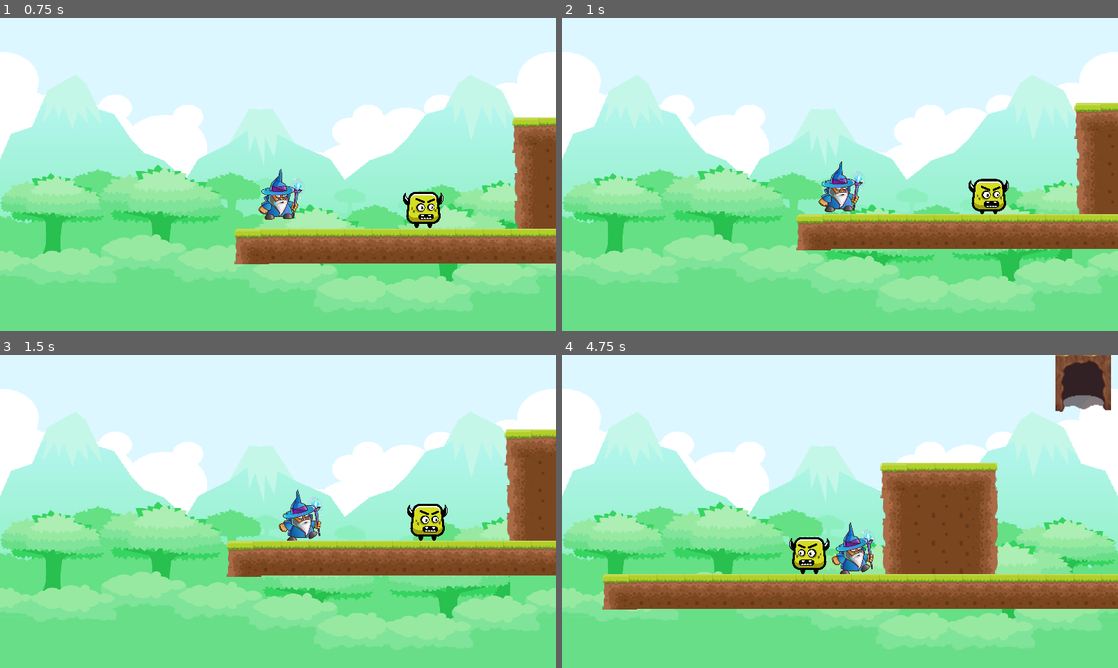
Above: before the commit, frames 1-4 (two rows, left to right).
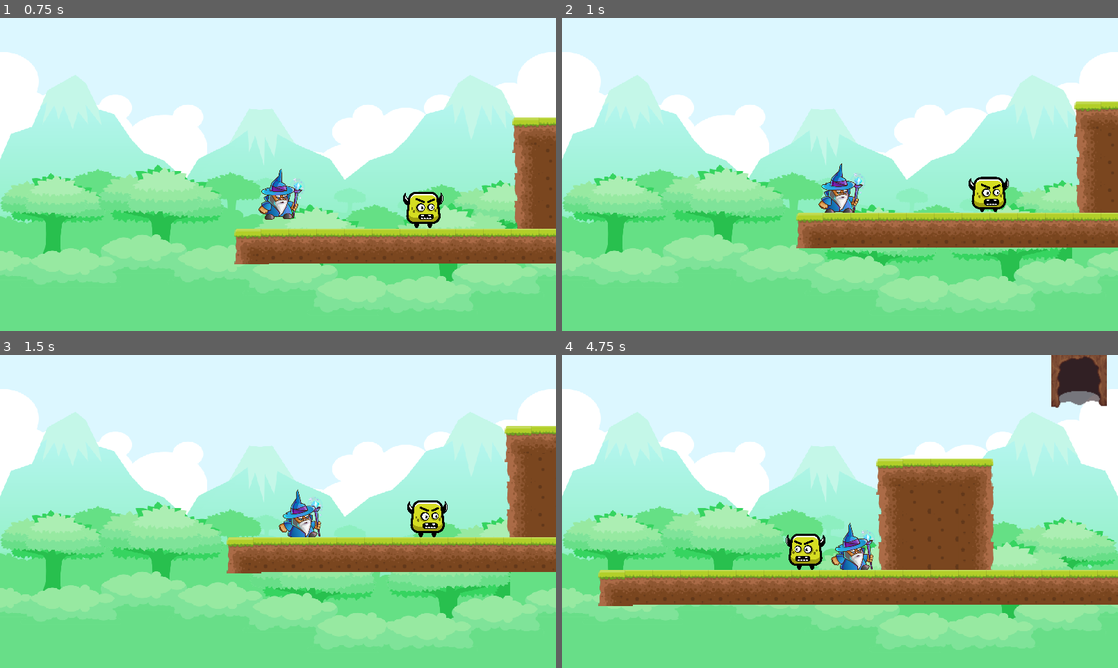
Above: after the commit, the same moments.

Repository: marivgil/TP_Games_Minion2
Game: Godot game, scene res://StartMenu.tscn
The game is run twice, just before and just after one commit, with the same random seed, the same clock (stepped at 60 frames per second) and the same inputs.
Inputs:
- Up to frame 1 (0.75 s): click "Start Game" at 0.5 s
- Up to frame 2 (1 s): no input
- Up to frame 3 (1.5 s): hold Right (ui_right) from 1.28 s (still down)
- Up to frame 4 (4.75 s): tap Up (ui_up) at 1.52, 2.27, 3.77, 4.52 s; release Right (ui_right) at 2.78 s; hold Left (ui_left) 2.78-3.53 s; hold Right (ui_right) from 3.53 s (still down)

Frame 1 is identical in both runs. In frame 2, 2.9% of the frame differs, in the area x 42-100%, y 26-75%; in frame 3, 4.3%; in frame 4, 9.1%, in the area x 6-100%, y 0-82%.

Commit message:
se agrega colisión entre enemigo y jugador

Diff:
--- a/Minion2/EnemyGround.gd
+++ b/Minion2/EnemyGround.gd
@@ -23,3 +23,6 @@
 		$AnimatedSprite.flip_h = false
 		if(position.x <= initial_position):
 			flip = true
+
+func hurt():
+	print("DAÑO")
--- a/Minion2/EnemyGround.tscn
+++ b/Minion2/EnemyGround.tscn
@@ -24,21 +24,21 @@
 [sub_resource type="RectangleShape2D" id=3]
 
 custom_solver_bias = 0.0
-extents = Vector2( 24.5342, 18.2507 )
+extents = Vector2( 34.4194, 26.6514 )
 
-[node name="EnemyGround" type="StaticBody2D" index="0"]
+[node name="EnemyGround" type="StaticBody2D"]
 
 position = Vector2( 0.527042, 1.58112 )
 scale = Vector2( 0.7, 0.7 )
 input_pickable = false
-collision_layer = 1
+collision_layer = 4
 collision_mask = 1
 constant_linear_velocity = Vector2( 0, 0 )
 constant_angular_velocity = 0.0
 friction = 1.0
 bounce = 0.0
 script = ExtResource( 1 )
-_sections_unfolded = [ "Transform" ]
+_sections_unfolded = [ "Collision", "Transform" ]
 __meta__ = {
 "_edit_group_": true
 }
--- a/Minion2/KinematicBody2D.gd
+++ b/Minion2/KinematicBody2D.gd
@@ -36,3 +36,7 @@
 
 	motion = move_and_slide(motion, UP)
 	pass
+
+
+func _on_Node2D_body_entered(body):
+	body.hurt()
--- a/Minion2/Player.tscn
+++ b/Minion2/Player.tscn
@@ -41,7 +41,7 @@
 [sub_resource type="CircleShape2D" id=1]
 
 custom_solver_bias = 0.0
-radius = 30.3689
+radius = 25.7328
 
 [sub_resource type="SpriteFrames" id=2]
 
@@ -83,7 +83,12 @@
 } ]
 _sections_unfolded = [ "Resource" ]
 
-[node name="Player" type="KinematicBody2D"]
+[sub_resource type="RectangleShape2D" id=3]
+
+custom_solver_bias = 0.0
+extents = Vector2( 22.2346, 3.09422 )
+
+[node name="Player" type="KinematicBody2D" index="0"]
 
 input_pickable = false
 collision_layer = 1
@@ -91,9 +96,6 @@
 collision/safe_margin = 0.08
 script = ExtResource( 1 )
 _sections_unfolded = [ "Transform" ]
-__meta__ = {
-"_edit_group_": true
-}
 
 [node name="CollisionShape2D" type="CollisionShape2D" parent="." index="0"]
 
@@ -152,6 +154,7 @@
 
 [node name="ParallaxLayer" type="ParallaxLayer" parent="ParallaxBackground" index="0"]
 
+position = Vector2( 0, 32 )
 motion_scale = Vector2( 0.1, 0.1 )
 motion_offset = Vector2( 0, 0 )
 motion_mirroring = Vector2( 450, 0 )
@@ -163,3 +166,26 @@
 texture = ExtResource( 37 )
 centered = false
 _sections_unfolded = [ "Offset" ]
+
+[node name="Node2D" type="Area2D" parent="." index="4"]
+
+position = Vector2( 0, -1.54265 )
+scale = Vector2( 1, 0.951793 )
+input_pickable = true
+gravity_vec = Vector2( 0, 1 )
+gravity = 98.0
+linear_damp = 0.1
+angular_damp = 1.0
+collision_layer = 4
+collision_mask = 4
+audio_bus_override = false
+audio_bus_name = "Master"
+_sections_unfolded = [ "Collision" ]
+
+[node name="CollisionShape2D" type="CollisionShape2D" parent="Node2D" index="0"]
+
+position = Vector2( -0.791512, 28.4313 )
+shape = SubResource( 3 )
+_sections_unfolded = [ "Transform" ]
+
+[connection signal="body_entered" from="Node2D" to="." method="_on_Node2D_body_entered"]
Not shown: 1 places in Minion2/Player.tscn that only renumber resources
